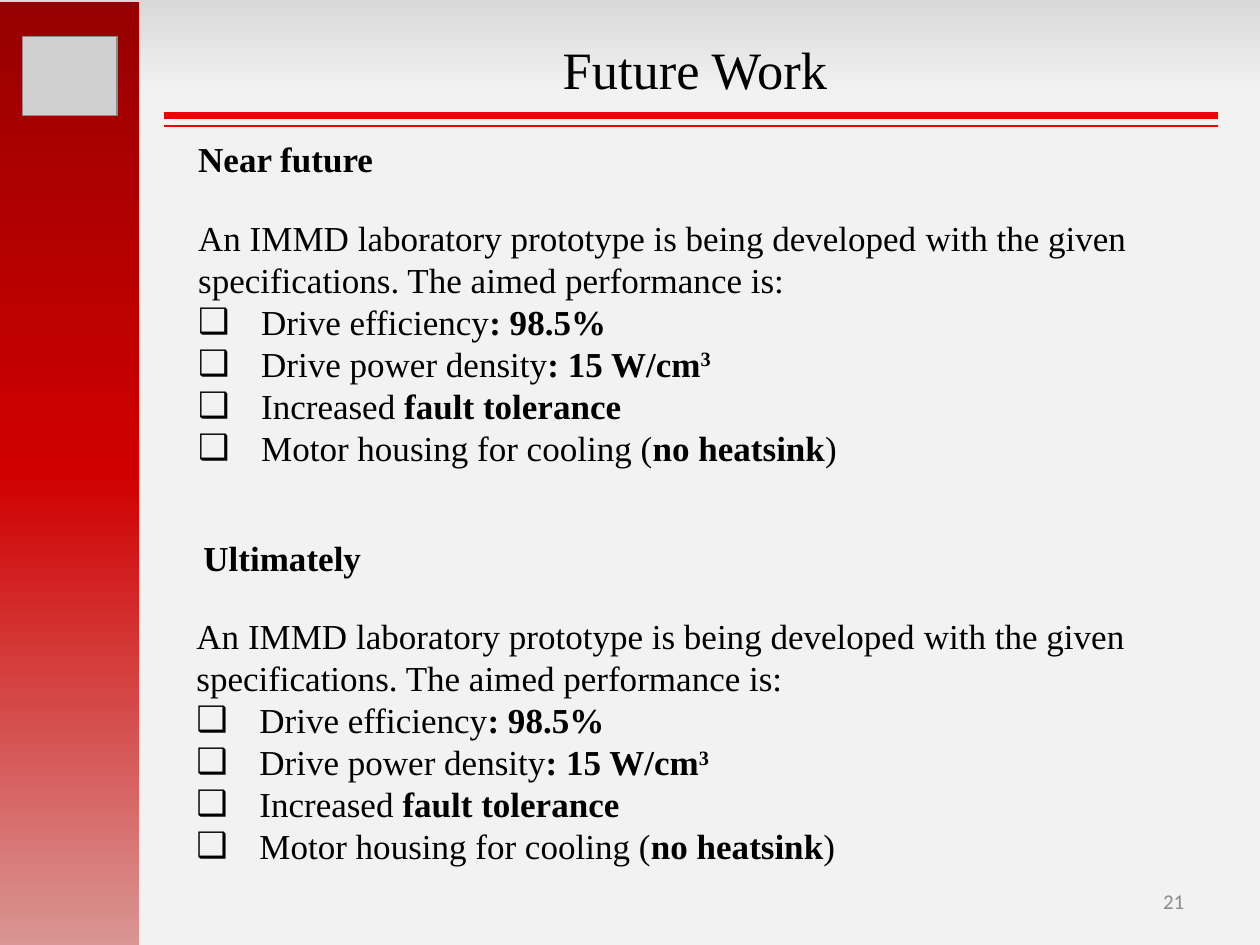
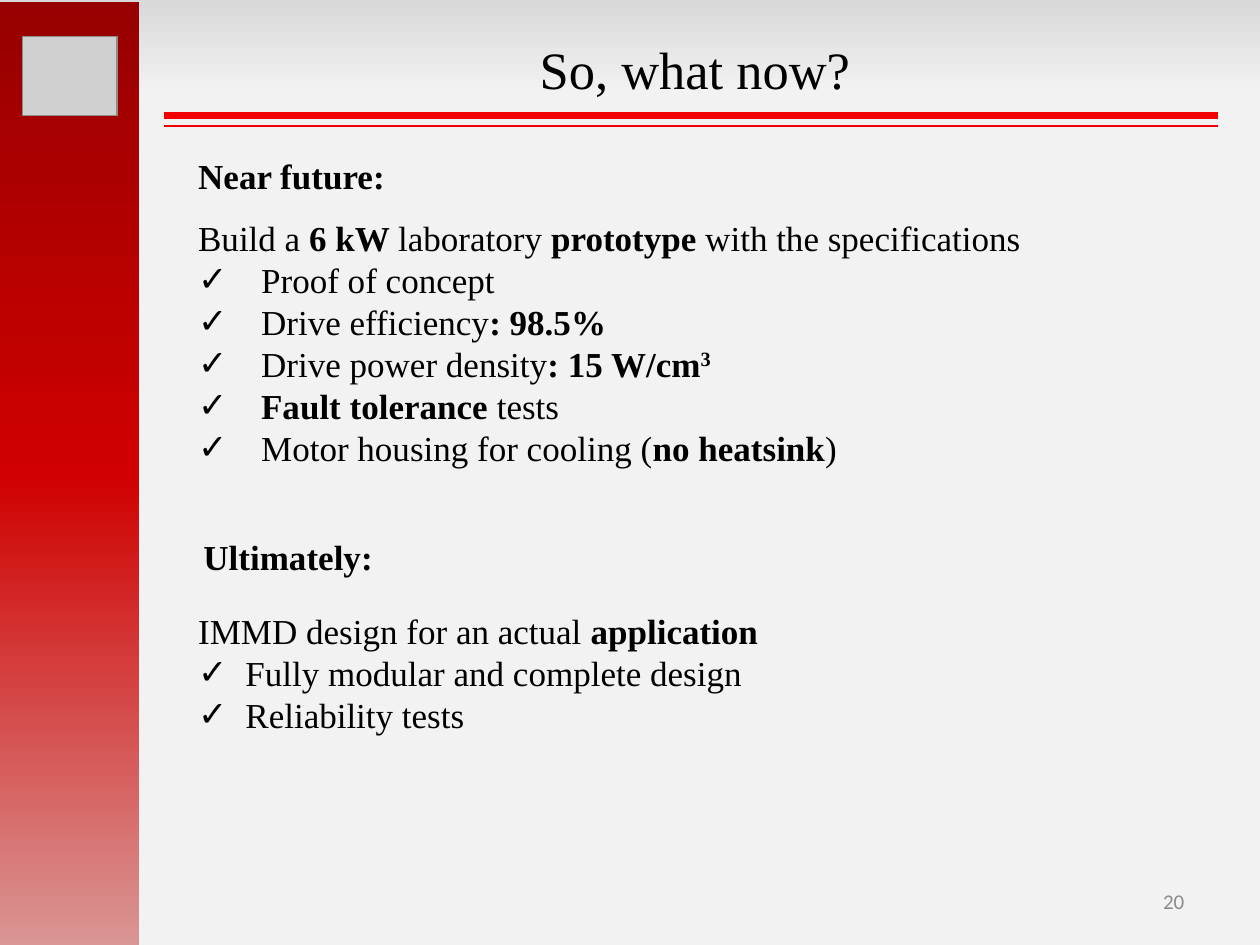
Before and after one commit to hakanpolat/IMMD, a slide deck: slide 20 of GRW2017/sunum/GRW2017_MesutUğur.pptx (slide 21 before the commit). Drawn at 1260x945 pixels with LibreOffice and Linux fonts; fonts in the diff are those of the drawing; grey boxes stand for pictures. Boxes give left, top, right and bottom in pixels: in the first picture for what was removed or moved away, otherwise in the second. Text is boxed around its words. In the diff, an @@ line names an element or a change of style, - is before the commit and + after.

```diff
--- a/GRW2017/sunum/GRW2017_MesutUğur.pptx
+++ b/GRW2017/sunum/GRW2017_MesutUğur.pptx
@@ text at box(540, 52, 850, 97): text changed @@
-Future Work
+So, what now?
@@ text at box(198, 164, 385, 190): text changed @@
-Near future
+Near future:
@@ text at box(198, 226, 1021, 300): text changed @@
-An IMMD laboratory prototype is being developed with the given specifications. The aimed performance is:
+Build a 6 kW laboratory prototype with the specifications
+✓ Proof of concept
@@ text at box(261, 310, 836, 468): bullet ❑ to ✓ @@
@@ text at box(261, 394, 559, 420): text changed @@
-❑ Increased fault tolerance
+✓ Fault tolerance tests
@@ text at box(203, 545, 372, 577): text changed @@
-Ultimately
+Ultimately:
@@ text at box(198, 619, 758, 735): text changed @@
-An IMMD laboratory prototype is being developed with the given specifications. The aimed performance is:
-❑ Drive efficiency: 98.5%
-❑ Drive power density: 15 W/cm3
-❑ Increased fault tolerance
-❑ Motor housing for cooling (no heatsink)
+IMMD design for an actual application
+✓ Fully modular and complete design
+✓ Reliability tests
@@ page number at box(1163, 895, 1184, 909): text changed @@
-21
+20
```
Also in this commit, not shown: 12 other slides changed, 1 slide removed.
